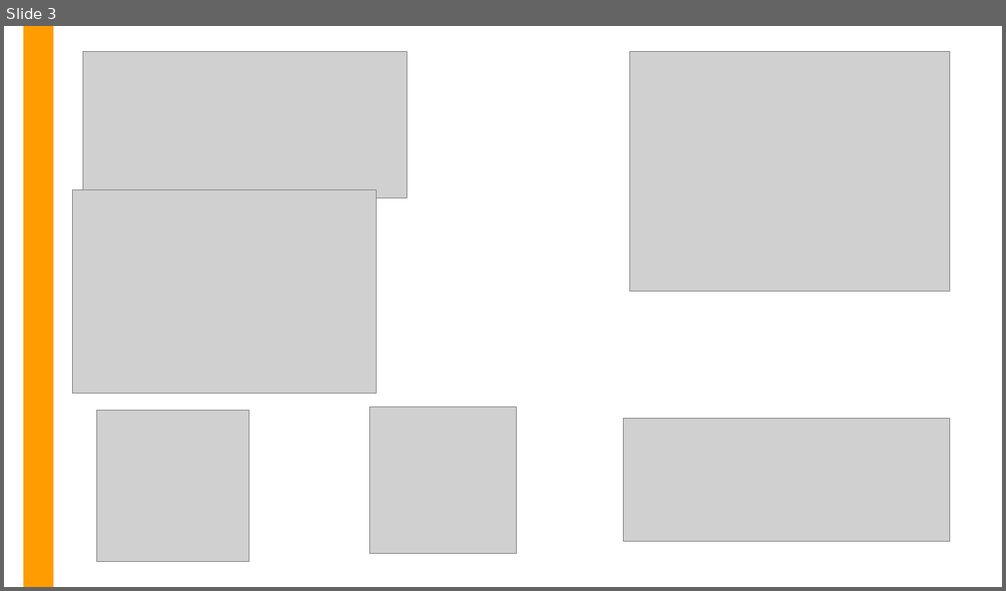
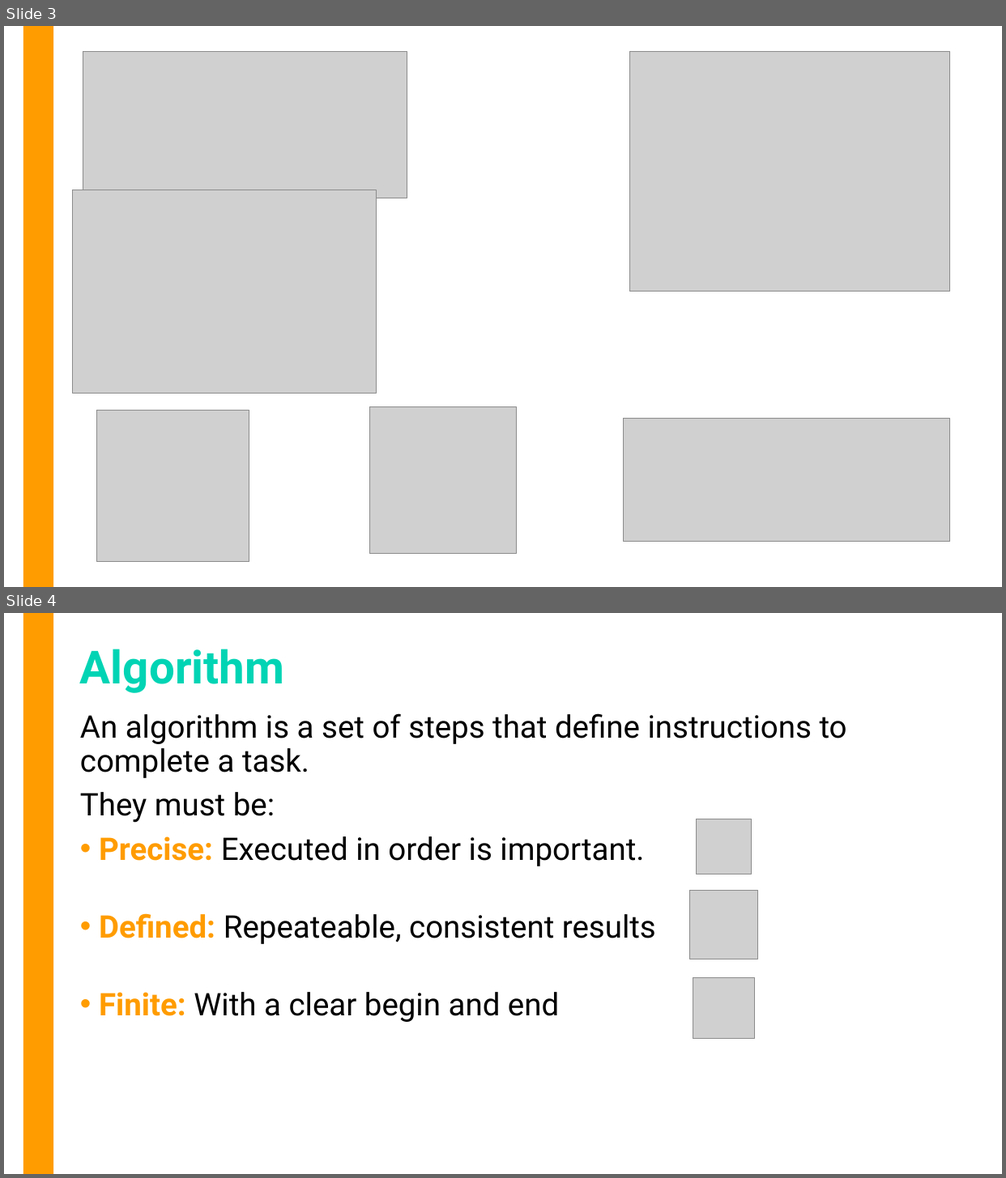
Before and after one commit to OMardil/CS1_2023_EN, a slide deck: MOD03-Algorithms/01 Presentacion/MOD3-Algoritmos_y_Diagramas.pptx. Shown one above the other, each under a label of ours: slide 3 before the commit, slides 3 and 4 after it. The pictures are 1006x591 and 1006x1178 pixels, drawn with LibreOffice and Linux fonts; fonts in the diff are those of the drawing; grey boxes stand for pictures. Boxes give left, top, right and bottom in pixels: in the first picture for what was removed or moved away, otherwise in the second. Text is boxed around its words. In the diff, an @@ line names an element or a change of style, - is before the commit and + after.

```diff
--- a/MOD03-Algorithms/01 Presentacion/MOD3-Algoritmos_y_Diagramas.pptx
+++ b/MOD03-Algorithms/01 Presentacion/MOD3-Algoritmos_y_Diagramas.pptx
@@ slide 4 added at [4,613,1002,1174], background #FFFFFF; not listed: 1 template element that a slide beside it also shows @@
@@ title added at [80,649,284,693], 44 pt, text #01D4B4, bold @@
+Algorithm
@@ text added at [80,713,847,1022], 30 pt, text #000000 @@
+An algorithm is a set of steps that define instructions to complete a task.
+They must be:
+• Precise: Executed in order is important.
+• Defined: Repeateable, consistent results
+• Finite: With a clear begin and end
@@ picture added at [697,819,752,875] @@
@@ picture added at [690,891,759,960] @@
@@ picture added at [692,977,754,1039] @@
```
Also in this commit, not shown: 3 slides changed, 1 slide removed, 3 other files.
